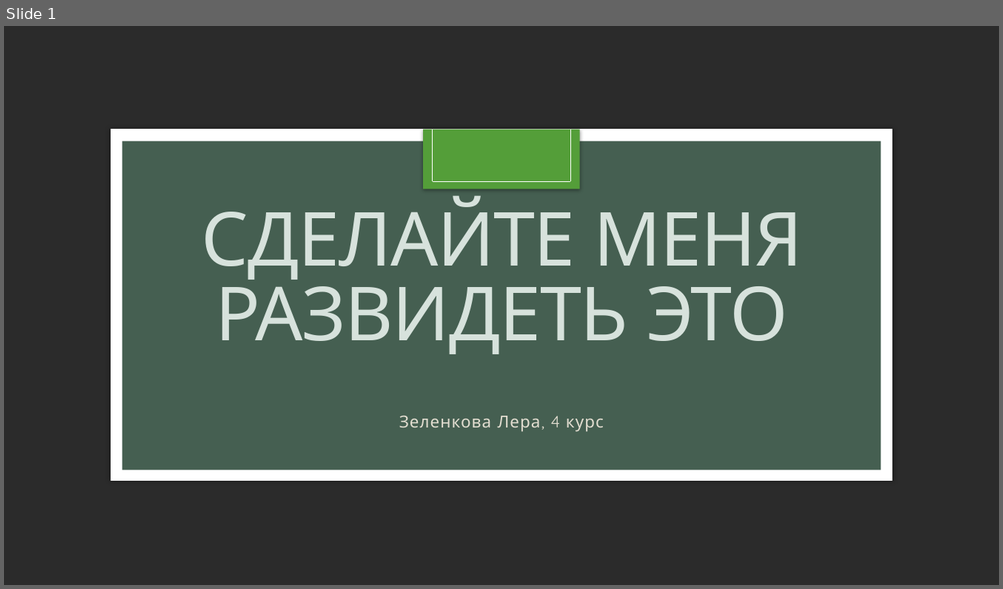
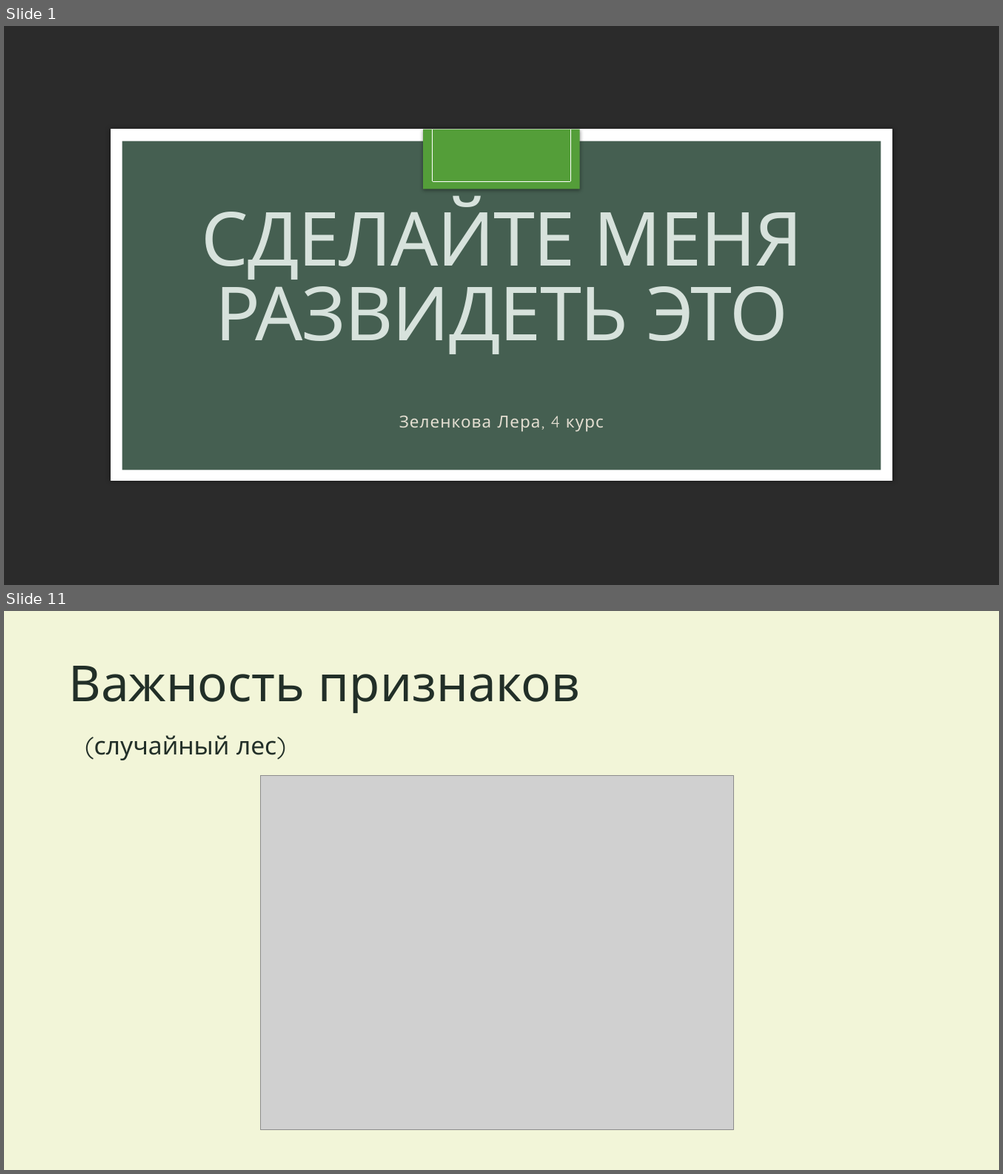
Before and after one commit to Lera-Z/hsecxg, a slide deck: Презентация.pptx. Shown one above the other, each under a label of ours: slide 1 before the commit, slides 1 and 11 after it; the slides between them are not shown. The pictures are 1003x589 and 1003x1174 pixels, drawn with LibreOffice and Linux fonts; fonts in the diff are those of the drawing; grey boxes stand for pictures; background and template pictures are left out; a plain dark background stands for a picture behind light text. Boxes give left, top, right and bottom in pixels: in the first picture for what was removed or moved away, otherwise in the second. Text is boxed around its words. In the diff, an @@ line names an element or a change of style, - is before the commit and + after.

```diff
--- a/Презентация.pptx
+++ b/Презентация.pptx
@@ slide 11 added at <box>4,611,999,1170</box>, background #F2F5D8 @@
@@ title added at <box>68,666,580,713</box>, 48 pt, text #223028 @@
+Важность признаков
@@ text added at <box>94,735,277,760</box>, 24 pt, text #223028 @@
+(случайный лес)
@@ picture added at <box>260,776,734,1130</box> @@
```
Also in this commit, not shown: 3 slides changed, 7 other slides added, 2 other files.
